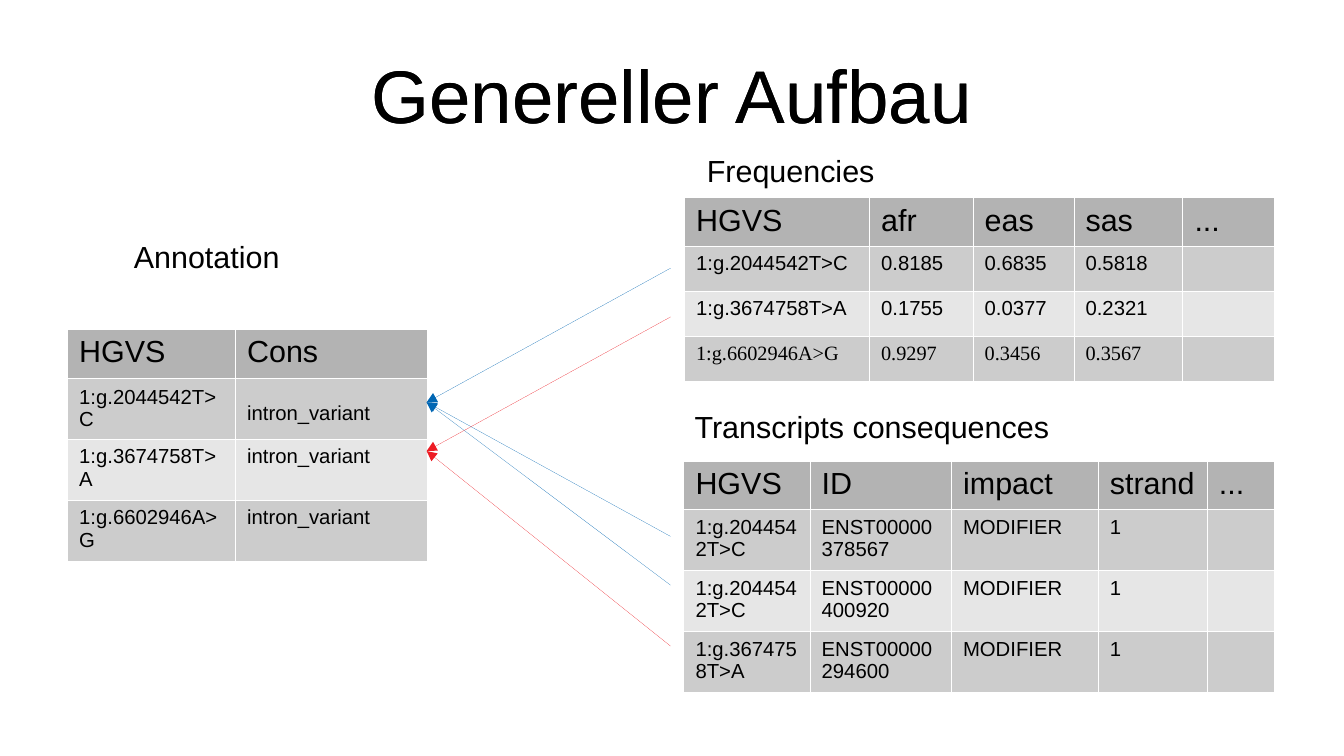
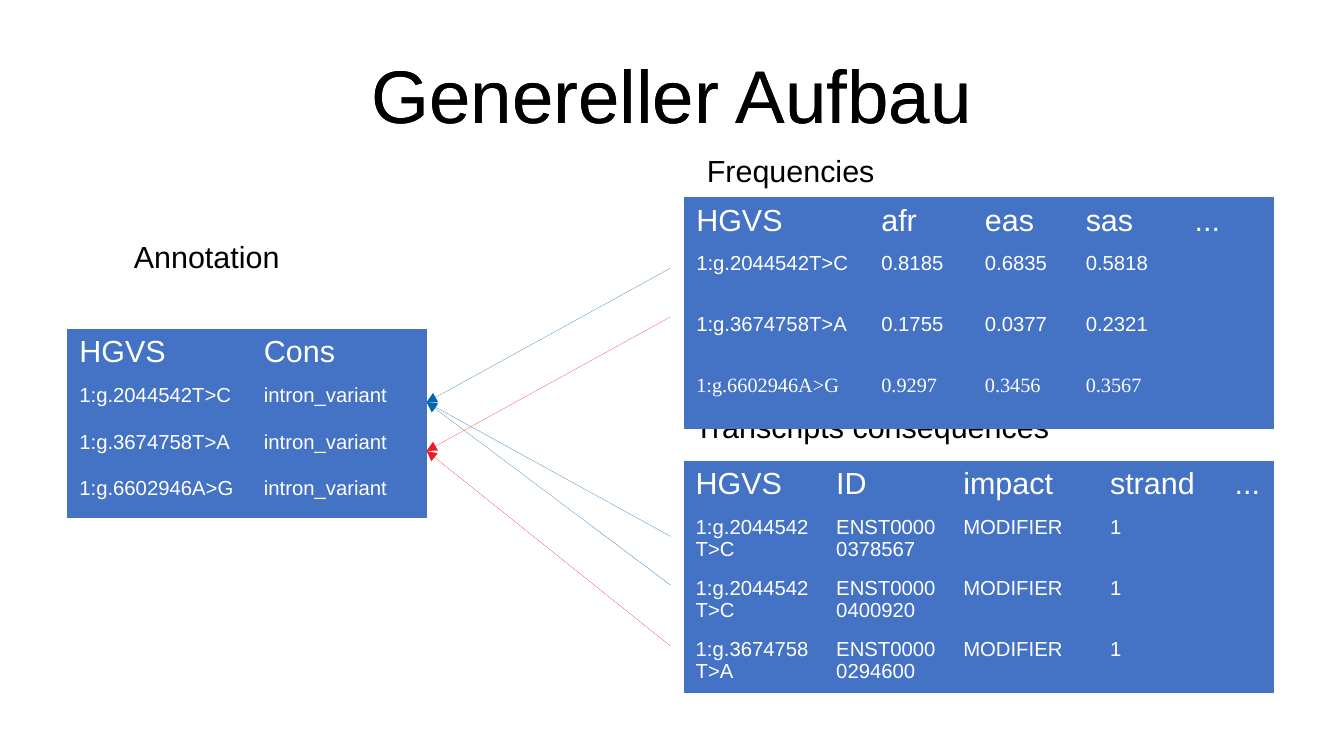
Before and after one commit to emilpaulitz/ProgrammierProjekt2019, a slide deck: slide 4 of data/PatrickPräsi.odp. Drawn at 1344x756 pixels with LibreOffice and Linux fonts; fonts in the diff are those of the drawing. Boxes give left, top, right and bottom in pixels: in the first picture for what was removed or moved away, otherwise in the second. Text is boxed around its words. In the diff, an @@ line names an element or a change of style, - is before the commit and + after.

```diff
--- a/data/PatrickPräsi.odp
+++ b/data/PatrickPräsi.odp
@@ table at bbox=[684, 198, 1274, 400] @@
@@ fill #B3B3B3 to #4472C4 in row 1 @@
@@ fill #CCCCCC to #4472C4 in 10 cells @@
@@ fill #E6E6E6 to #4472C4 in row 3 @@
@@ text colour #000000 to #FFFFFF @@
@@ borders changed @@
@@ arrow removed from (671, 268) to (427, 402) @@
@@ freeform shape added at bbox=[427, 268, 671, 402], outline #0066B3 0 pt @@
@@ table at bbox=[67, 329, 427, 518] @@
@@ fill #B3B3B3 to #4472C4 in row 1 @@
@@ fill #CCCCCC to #4472C4 in 4 cells @@
@@ fill #E6E6E6 to #4472C4 in row 3 @@
@@ text colour #000000 to #FFFFFF @@
@@ borders changed @@
@@ arrow removed from (671, 317) to (427, 451) @@
@@ freeform shape added at bbox=[427, 317, 671, 451], outline #ED1C24 0 pt @@
@@ arrow removed from (671, 537) to (427, 402) @@
@@ arrow removed from (671, 585) to (427, 402) @@
@@ freeform shape added at bbox=[427, 402, 671, 537], outline #0066B3 0 pt @@
@@ freeform shape added at bbox=[427, 402, 671, 585], outline #0066B3 0 pt @@
@@ text "Transcripts consequences" rewrapped from bbox=[695, 416, 1049, 444] to bbox=[695, 429, 1049, 444] @@
@@ arrow removed from (671, 646) to (427, 451) @@
@@ freeform shape added at bbox=[427, 451, 671, 646], outline #ED1C24 0 pt @@
@@ table at bbox=[684, 461, 1273, 693] @@
@@ fill #B3B3B3 to #4472C4 in row 1 @@
@@ fill #CCCCCC to #4472C4 in 10 cells @@
@@ fill #E6E6E6 to #4472C4 in row 3 @@
@@ text colour #000000 to #FFFFFF @@
@@ borders changed @@
```
Also in this commit, not shown: 3 other slides changed.
